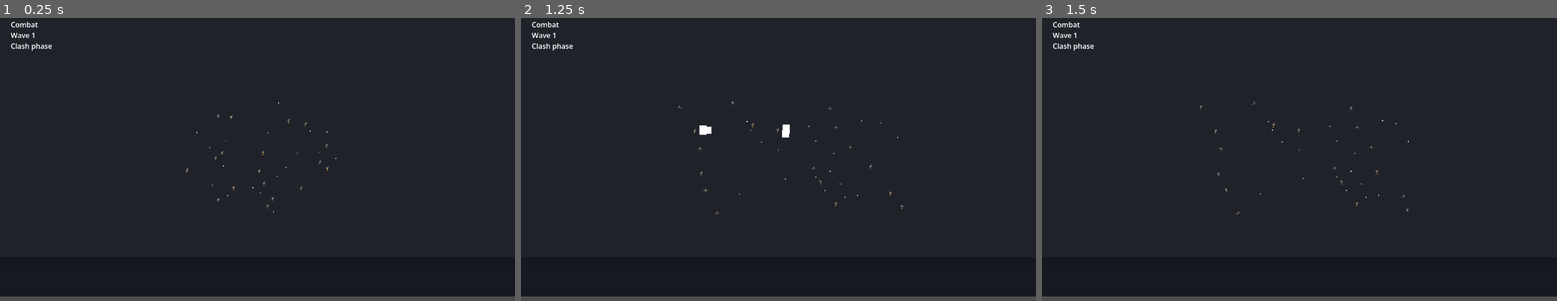
Above: before the commit, frames 1-3 (left to right).
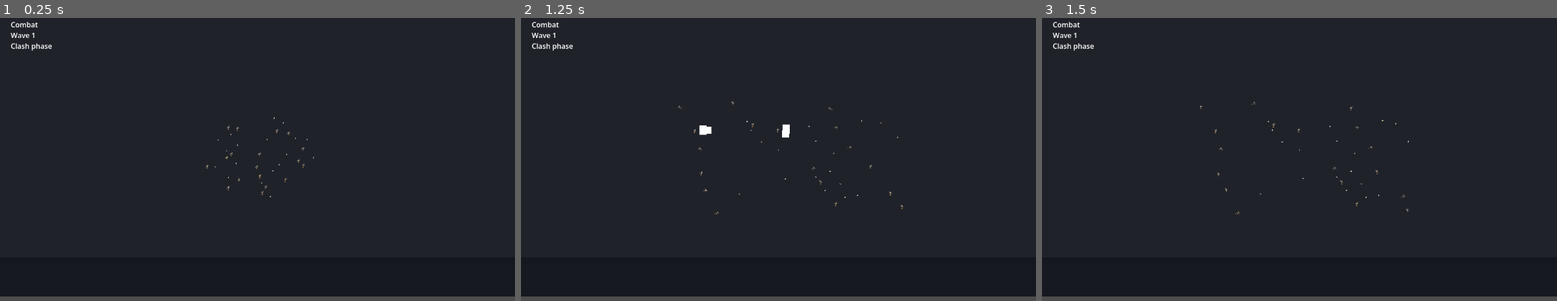
Above: after the commit, the same moments.

Repository: changingzhao-cpu/demo
Game: Godot game, scene res://scenes/main/main_scene.tscn
The game is run twice, just before and just after one commit, with the same random seed, the same clock (stepped at 60 frames per second) and the same inputs.
Inputs (mouse positions are in pixels of both pictures, inside the frame that each line leads up to):
- Up to frame 1 (0.25 s): no input
- Up to frame 2 (1.25 s): tap Enter at 0.5, 0.6 s; move the mouse to (891, 142) at 0.52 s; click (891, 142) at 0.67 s
- Up to frame 3 (1.5 s): move the mouse to (1196, 170) at 1.27 s; tap Keypad Enter at 1.35 s; click (1196, 170) at 1.42 s

The runs differ from the first frame. In frame 1, 0.2% of the frame differs, in the area x 36-66%, y 29-69%; in frame 2, nothing differs; in frame 3, nothing differs.

Commit message:
Aggressively tighten initialization framing.
Shrink the randomized first-frame layout radius and substantially raise the initialization screen mapping scale so the opening unit mass occupies the frame like the reference.

Co-Authored-By: Claude Sonnet 4.6 (1M context) <noreply@anthropic.com>

Diff:
--- a/scripts/battle/battle_scene_runtime.gd
+++ b/scripts/battle/battle_scene_runtime.gd
@@ -4,9 +4,9 @@
 const SCREEN_CENTER := Vector2(640.0, 408.0)
 const SCREEN_SCALE := Vector2(28.0, 20.0)
 const INIT_DISPLAY_COUNT := 36
-const INIT_REGION_RADIUS := Vector2(192.0, 122.0)
-const INIT_MIN_DISTANCE := 18.0
-const INIT_JITTER := 8.0
+const INIT_REGION_RADIUS := Vector2(132.0, 88.0)
+const INIT_MIN_DISTANCE := 12.0
+const INIT_JITTER := 5.0
 const INIT_HOLD_SECONDS := 1.2
 
 @onready var _controller = $BattleController
@@ -133,7 +133,7 @@
 	_initial_layout_positions.clear()
 	if _controller == null or not _controller.has_method("get_visible_entity_screen_payloads"):
 		return
-	var payloads: Array = _controller.call("get_visible_entity_screen_payloads", INIT_DISPLAY_COUNT, SCREEN_CENTER, Vector2(31.0, 22.0))
+	var payloads: Array = _controller.call("get_visible_entity_screen_payloads", INIT_DISPLAY_COUNT, SCREEN_CENTER, Vector2(44.0, 31.0))
 	var placed_points: Array[Vector2] = []
 	for payload in payloads:
 		var entity_id := int(payload.get("entity_id", -1))
@@ -166,7 +166,7 @@
 func _apply_initial_layout_to_views() -> void:
 	if _controller == null:
 		return
-	var payloads: Array = _controller.call("get_visible_entity_screen_payloads", _unit_layer.get_child_count(), SCREEN_CENTER, Vector2(31.0, 22.0))
+	var payloads: Array = _controller.call("get_visible_entity_screen_payloads", _unit_layer.get_child_count(), SCREEN_CENTER, Vector2(44.0, 31.0))
 	for payload in payloads:
 		var entity_id := int(payload.get("entity_id", -1))
 		if entity_id == -1:
